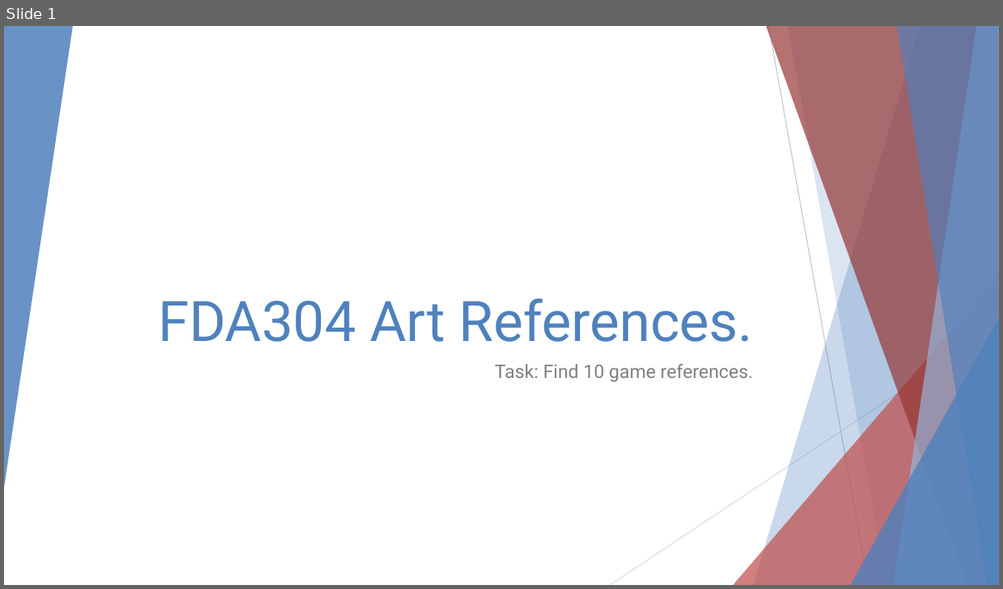
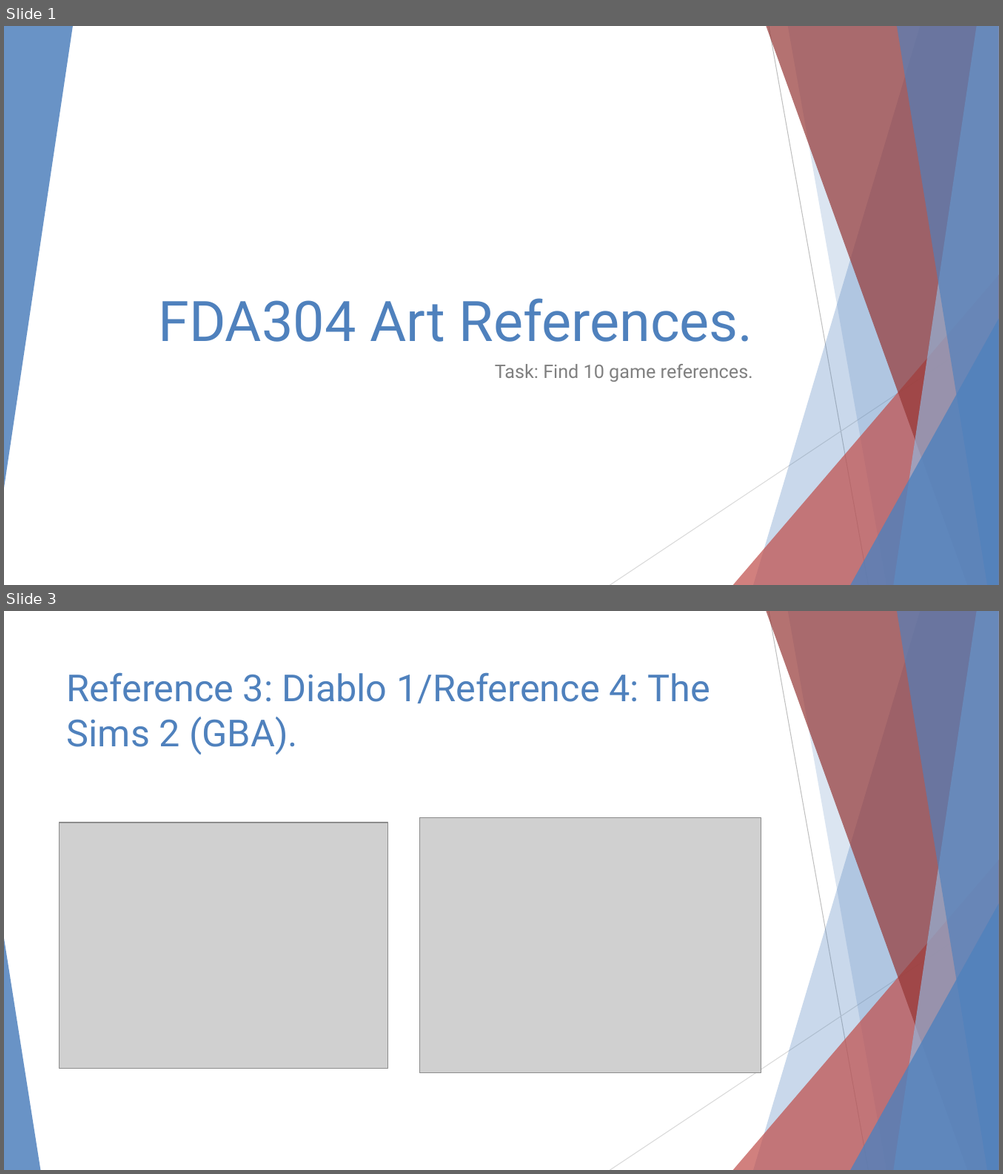
Before and after one commit to samcoxuniversitystuff/FDA304, a slide deck: Assets/Documents/FDA304 Art References.pptx. Shown one above the other, each under a label of ours: slide 1 before the commit, slides 1 and 3 after it; the slides between them are not shown. The pictures are 1003x589 and 1003x1174 pixels, drawn with LibreOffice and Linux fonts; fonts in the diff are those of the drawing; grey boxes stand for pictures. Boxes give left, top, right and bottom in pixels: in the first picture for what was removed or moved away, otherwise in the second. Text is boxed around its words. In the diff, an @@ line names an element or a change of style, - is before the commit and + after.

```diff
--- a/Assets/Documents/FDA304 Art References.pptx
+++ b/Assets/Documents/FDA304 Art References.pptx
@@ slide 3 added at box(4, 611, 999, 1170), background #FFFFFF; not listed: 9 template elements that a slide beside it also shows @@
@@ title added at box(67, 672, 709, 755), 36 pt, text #4F81BD @@
+Reference 3: Diablo 1/Reference 4: The Sims 2 (GBA).
@@ picture added at box(60, 823, 387, 1068) @@
@@ picture added at box(420, 817, 761, 1073) @@
@@ triangle added at box(4, 939, 40, 1170), fill #4F81BD at 85% opacity @@
```
Also in this commit, not shown: 1 slide changed, 2 other slides added.
